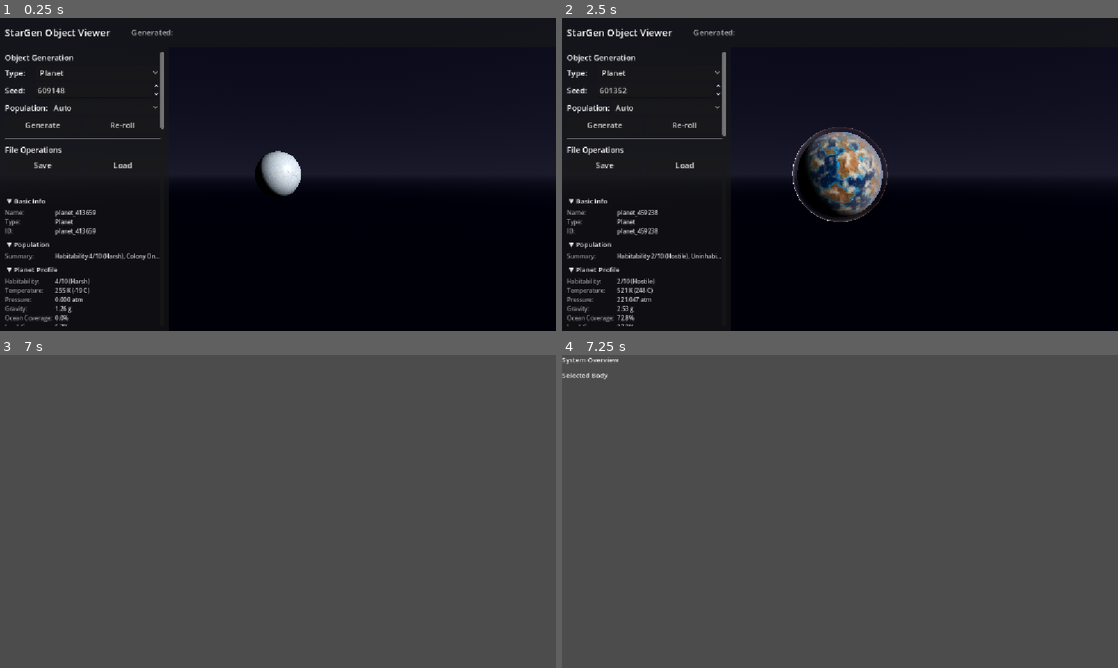
Above: before the commit, frames 1-4 (two rows, left to right).
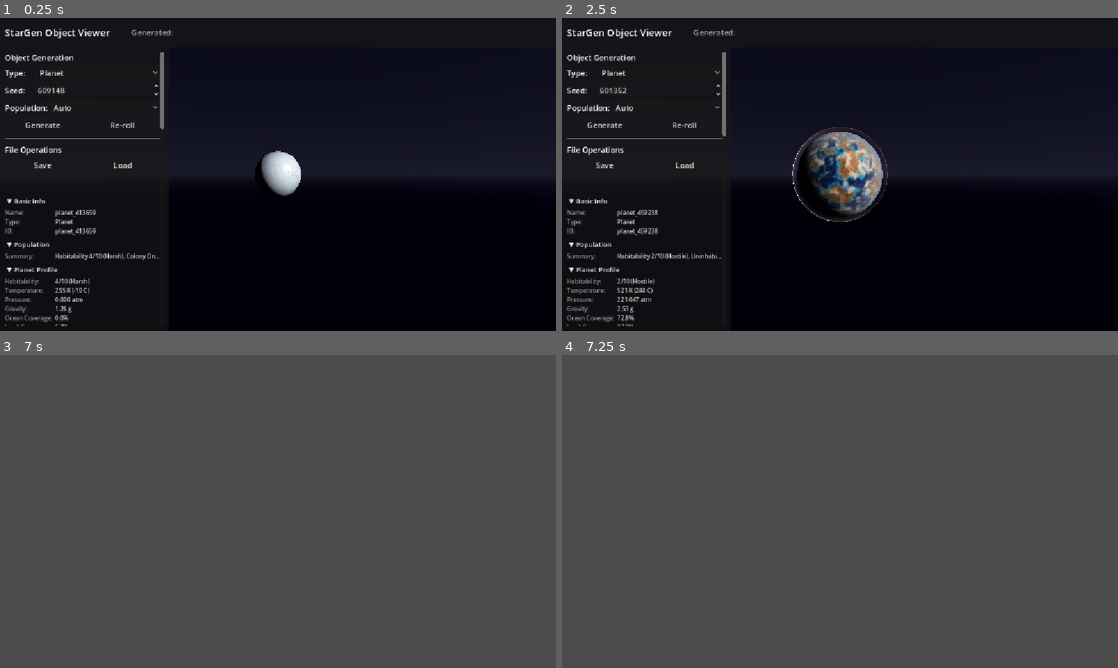
Above: after the commit, the same moments.

Repository: Jazhikho/star_gen
Game: Godot game, scene res://Tests/TestScene.tscn
Two runs of this game, one before a commit and one after it. Both use one fixed random seed, a clock stepped at 60 frames per second and the inputs below. This scene is started directly instead of the project's main scene.
Inputs (mouse positions are in pixels of both pictures, inside the frame that each line leads up to):
- Up to frame 1 (0.25 s): no input
- Up to frame 2 (2.5 s): click "Planet" at 0.5 s; click "Auto" at 1.25 s; click "Generate" at 2 s
- Up to frame 3 (7 s): tap Enter at 2.75, 2.85, 4.25, 5.75 s; move the mouse to (400, 495) at 2.77 s; hold D 2.78-3.5 s; click (400, 495) at 2.92 s; tap Space at 3.5, 5, 6.5 s; drag from (166, 527) to (250, 574) at 3.52 s; move the mouse to (333, 442) at 4.27 s; hold D 4.28-5 s; hold E 4.28-5 s; drag from (250, 574) to (111, 464) at 5.02 s; move the mouse to (444, 558) at 5.77 s; hold A 5.78-6.5 s; tap F at 5.85 s; drag from (111, 464) to (194, 433) at 6.52 s
- Up to frame 4 (7.25 s): no input

Frames 1-3 are identical in both runs. In frame 4, 0.2% of the frame differs, in the area x 0-11%, y 0-8%.

Commit message:
Sync docs, system domain, tests; remove AsteroidBelt concepts and RunGalaxyTests
- Docs: update ProjectStructure.md and Roadmap.md
- Domain: OrbitSlotGenerator, OrbitalMechanics, StellarConfigGenerator, SystemValidator
- Tests: GenerationStatsHarness, Integration (SystemCameraController, SystemViewer), Unit TestOrbitalMechanics
- App: GalaxyInspectorPanel
- Remove: Concepts/AsteroidBelt scenes, Tests/RunGalaxyTests.gd

Made-with: Cursor

Diff:
--- a/Concepts/AsteroidBelt/BeltViewerScene.tscn
+++ /dev/null
@@ -1,6 +0,0 @@
-[gd_scene load_steps=2 format=3 uid="uid://belt_viewer_concept"]
-
-[ext_resource type="Script" path="res://Concepts/AsteroidBelt/BeltViewerScene.gd" id="1"]
-
-[node name="BeltViewerScene" type="Node3D"]
-script = ExtResource("1")
--- a/Concepts/AsteroidBelt/Tests/ConceptTestScene.tscn
+++ /dev/null
@@ -1,6 +0,0 @@
-[gd_scene load_steps=2 format=3 uid="uid://c2egkqyl2buoj"]
-
-[ext_resource type="Script" path="res://Concepts/AsteroidBelt/Tests/ConceptTestScene.gd" id="1"]
-
-[node name="ConceptTestScene" type="Node"]
-script = ExtResource("1")
--- a/Tests/GenerationStatsHarness.gd
+++ b/Tests/GenerationStatsHarness.gd
@@ -47,14 +47,14 @@
 	var outer_large: int = 0
 
 	for i in range(system_count):
-		var seed: int = seed_base + i
-		var spec: SolarSystemSpec = SolarSystemSpec.sun_like(seed)
-		var rng_stars: SeededRng = SeededRng.new(seed)
+		var system_seed: int = seed_base + i
+		var spec: SolarSystemSpec = SolarSystemSpec.sun_like(system_seed)
+		var rng_stars: SeededRng = SeededRng.new(system_seed)
 		var system: SolarSystem = StellarConfigGenerator.generate(spec, rng_stars)
 		if system == null:
 			continue
 		var stars: Array[CelestialBody] = system.get_stars()
-		var rng_slots: SeededRng = SeededRng.new(seed + 1)
+		var rng_slots: SeededRng = SeededRng.new(system_seed + 1)
 		var all_slots_map: Dictionary = OrbitSlotGenerator.generate_all_slots(
 			system.orbit_hosts,
 			stars,
@@ -67,7 +67,7 @@
 			slots.append_array(host_slots)
 		if slots.is_empty():
 			continue
-		var rng_planets: SeededRng = SeededRng.new(seed + 2)
+		var rng_planets: SeededRng = SeededRng.new(system_seed + 2)
 		var planet_result: SystemPlanetGenerator.PlanetGenerationResult = SystemPlanetGenerator.generate(
 			slots,
 			system.orbit_hosts,
--- a/Tests/Integration/TestSystemCameraController.gd
+++ b/Tests/Integration/TestSystemCameraController.gd
@@ -67,11 +67,11 @@
 	camera.focus_on_origin()
 
 	# Wait for smooth interpolation (camera may take many frames to settle)
-	for _i in range(120):
+	for _i in range(300):
 		await scene_tree.process_frame
 
 	# Height should return toward 20.0 (tolerance allows for lerp timing variance)
-	assert_float_equal(camera.get_height(), 20.0, 20.0,
+	assert_float_equal(camera.get_height(), 20.0, 2.0,
 		"Height should return to ~20 after focus (got %.1f)" % camera.get_height())
 
 	camera.queue_free()
--- a/Tests/Integration/TestSystemViewer.gd
+++ b/Tests/Integration/TestSystemViewer.gd
@@ -179,6 +179,6 @@
 ## Verifies the system viewer exposes asteroid-selection helper methods.
 func test_viewer_has_major_asteroid_helpers() -> void:
 	var viewer: Node = _system_viewer_scene.instantiate()
-	assert_true(viewer.has_method("_create_major_asteroid_node"), "Viewer should create major asteroid nodes")
+	assert_true(viewer.has_method("_create_major_asteroid_node_at"), "Viewer should create major asteroid nodes")
 	assert_true(viewer.has_method("_get_major_asteroid_display_position"), "Viewer should map major asteroid display positions")
 	viewer.free()
--- a/Tests/RunGalaxyTests.gd
+++ /dev/null
@@ -1,85 +0,0 @@
-## Minimal test runner scene script.
-## Attach to a Node in a scene, run the scene, check the output console.
-extends Node
-
-const TestStableHashScript = preload("res://Tests/domain/galaxy/TestStableHash.gd")
-const TestSpiralDensityModelScript = preload("res://Tests/domain/galaxy/TestSpiralDensityModel.gd")
-const TestDensitySamplerScript = preload("res://Tests/domain/galaxy/TestDensitySampler.gd")
-
-
-const TestGalaxyCoordinatesScript = preload("res://Tests/domain/galaxy/TestGalaxyCoordinates.gd")
-const TestZoomStateMachineScript = preload("res://Tests/domain/galaxy/TestZoomStateMachine.gd")
-const TestRaycastUtilsScript = preload("res://Tests/domain/galaxy/TestRaycastUtils.gd")
-const TestSeedDeriverScript = preload("res://Tests/domain/galaxy/TestSeedDeriver.gd")
-const TestQuadrantSelectorScript = preload("res://Tests/domain/galaxy/TestQuadrantSelector.gd")
-const TestGridCursorScript = preload("res://Tests/domain/galaxy/TestGridCursor.gd")
-const TestSubSectorGeneratorScript = preload("res://Tests/domain/galaxy/TestSubSectorGenerator.gd")
-const TestStarPickerScript = preload("res://Tests/domain/galaxy/TestStarPicker.gd")
-const TestSubSectorNeighborhoodScript = preload("res://Tests/domain/galaxy/TestSubSectorNeighborhood.gd")
-
-
-func _ready() -> void:
-	var suites: Array[TestCase] = [
-		TestStableHashScript.new(),
-		TestSpiralDensityModelScript.new(),
-		TestDensitySamplerScript.new(),
-		TestGalaxyCoordinatesScript.new(),
-		TestZoomStateMachineScript.new(),
-		TestRaycastUtilsScript.new(),
-		TestSeedDeriverScript.new(),
-		TestQuadrantSelectorScript.new(),
-		TestGridCursorScript.new(),
-		TestSubSectorGeneratorScript.new(),
-		TestStarPickerScript.new(),
-		TestSubSectorNeighborhoodScript.new(),
-	]
-
-	var total_pass: int = 0
-	var total_fail: int = 0
-
-	for suite in suites:
-		var suite_name: String = suite.get_script().get_global_name()
-		print("\n=== %s ===" % suite_name)
-		suite.before_all()
-
-		var methods: Array[String] = _get_test_methods(suite)
-		for method_name in methods:
-			suite._reset_failure_state()
-			suite.before_each()
-
-			var start: int = Time.get_ticks_usec()
-			suite.call(method_name)
-			var elapsed: float = float(Time.get_ticks_usec() - start) / 1000.0
-
-			suite.after_each()
-
-			if suite.has_failed():
-				total_fail += 1
-				print("  FAIL  %s (%.1f ms): %s" % [
-					method_name, elapsed, suite.get_failure_message()
-				])
-			else:
-				total_pass += 1
-				print("  PASS  %s (%.1f ms)" % [method_name, elapsed])
-
-		suite.after_all()
-
-	print("\n--- Results: %d passed, %d failed ---" % [total_pass, total_fail])
-
-	if total_fail > 0:
-		printerr("TESTS FAILED")
-	else:
-		print("ALL TESTS PASSED")
-
-
-## Collects all methods starting with "test_" on a test case.
-## @param suite: The test case instance.
-## @return: Sorted list of test method names.
-func _get_test_methods(suite: TestCase) -> Array[String]:
-	var methods: Array[String] = []
-	for m in suite.get_method_list():
-		var method_name: String = m["name"] as String
-		if method_name.begins_with("test_"):
-			methods.append(method_name)
-	methods.sort()
-	return methods
--- a/Tests/Unit/TestOrbitalMechanics.gd
+++ b/Tests/Unit/TestOrbitalMechanics.gd
@@ -119,8 +119,8 @@
 
 ## Tests Roche limit for Earth-density satellite around Earth.
 func test_calculate_roche_limit_earth() -> void:
-	var earth_density: float = 5515.0  # kg/m³
-	var satellite_density: float = 3000.0  # Rocky moon
+	var earth_density: float = 5515.0 # kg/m³
+	var satellite_density: float = 3000.0 # Rocky moon
 
 	var roche: float = OrbitalMechanics.calculate_roche_limit(
 		Units.EARTH_RADIUS_METERS,
@@ -167,7 +167,7 @@
 ## Tests barycenter for Earth-Moon system.
 func test_calculate_barycenter_earth_moon() -> void:
 	var moon_mass_kg: float = 7.342e22
-	var earth_moon_distance_m: float = 3.844e8  # 384,400 km
+	var earth_moon_distance_m: float = 3.844e8 # 384,400 km
 
 	var barycenter_dist: float = OrbitalMechanics.calculate_barycenter_from_a(
 		Units.EARTH_MASS_KG,
@@ -212,7 +212,7 @@
 ## Tests S-type stability limit for circular binary.
 func test_calculate_stype_stability_limit_circular() -> void:
 	var binary_sep: float = 10.0 * Units.AU_METERS
-	var mass_ratio: float = 1.0  # Equal masses
+	var mass_ratio: float = 1.0 # Equal masses
 	var ecc: float = 0.0
 
 	var limit: float = OrbitalMechanics.calculate_stype_stability_limit(
@@ -249,7 +249,7 @@
 	# Alpha Cen AB: separation ~24 AU, e ~0.52, masses ~1.1 and 0.9 solar
 	var separation_m: float = 24.0 * Units.AU_METERS
 	var eccentricity: float = 0.52
-	var mass_ratio: float = 0.9 / 1.1  # Secondary/primary
+	var mass_ratio: float = 0.9 / 1.1 # Secondary/primary
 
 	var limit: float = OrbitalMechanics.calculate_stype_stability_limit(
 		separation_m,
@@ -308,6 +308,52 @@
 	assert_in_range(limit_au, 0.4, 1.0, "P-type limit for close binary ~0.5-0.8 AU")
 
 
+# =============================================================================
+# OUTER ORBIT LIMITS (JACOBI / FORMATION)
+# =============================================================================
+
+
+## Jacobi radius scales as M_star^(1/3); 1 M_sun ~ 2.78e5 AU (Solar neighbourhood).
+func test_calculate_jacobi_radius_scaling() -> void:
+	var r_1sun_m: float = OrbitalMechanics.calculate_jacobi_radius_m(Units.SOLAR_MASS_KG)
+	var r_1sun_au: float = r_1sun_m / Units.AU_METERS
+	assert_in_range(r_1sun_au, 2.5e5, 3.0e5, "Jacobi at 1 M_sun ~ 2.78e5 AU")
+
+	var m_01: float = 0.1 * Units.SOLAR_MASS_KG
+	var r_01_m: float = OrbitalMechanics.calculate_jacobi_radius_m(m_01)
+	var r_01_au: float = r_01_m / Units.AU_METERS
+	assert_in_range(r_01_au, 1.1e5, 1.4e5, "Jacobi at 0.1 M_sun ~ 1.29e5 AU")
+
+	# Scaling: double mass -> 2^(1/3) ~ 1.26
+	var m_2: float = 2.0 * Units.SOLAR_MASS_KG
+	var r_2_m: float = OrbitalMechanics.calculate_jacobi_radius_m(m_2)
+	assert_greater_than(r_2_m, r_1sun_m, "Jacobi increases with stellar mass")
+
+
+## Formation outer limit scales as M_star^0.6; base 100 AU at 1 M_sun.
+func test_calculate_formation_outer_limit() -> void:
+	var r_1sun_m: float = OrbitalMechanics.calculate_formation_outer_limit_m(Units.SOLAR_MASS_KG, 100.0)
+	var r_1sun_au: float = r_1sun_m / Units.AU_METERS
+	assert_float_equal(r_1sun_au, 100.0, 1.0, "Formation at 1 M_sun with base 100 AU")
+
+	var m_01: float = 0.1 * Units.SOLAR_MASS_KG
+	var r_01_m: float = OrbitalMechanics.calculate_formation_outer_limit_m(m_01, 100.0)
+	var r_01_au: float = r_01_m / Units.AU_METERS
+	assert_in_range(r_01_au, 18.0, 28.0, "Formation at 0.1 M_sun ~ 25 AU (100 * 0.1^0.6)")
+
+
+## Combined outer limit is min(formation, Jacobi); formation dominates for normal stars.
+func test_calculate_outer_stability_limit_m() -> void:
+	var limit_1sun_m: float = OrbitalMechanics.calculate_outer_stability_limit_m(Units.SOLAR_MASS_KG, 100.0)
+	var limit_1sun_au: float = limit_1sun_m / Units.AU_METERS
+	assert_float_equal(limit_1sun_au, 100.0, 1.0, "At 1 M_sun formation is smaller than Jacobi")
+
+	var formation_m: float = OrbitalMechanics.calculate_formation_outer_limit_m(Units.SOLAR_MASS_KG, 100.0)
+	var jacobi_m: float = OrbitalMechanics.calculate_jacobi_radius_m(Units.SOLAR_MASS_KG)
+	assert_less_than(limit_1sun_m, jacobi_m, "Outer limit should be formation-limited for 1 M_sun")
+	assert_float_equal(limit_1sun_m, formation_m, 1.0, "Limit should equal formation when formation < Jacobi")
+
+
 ## Tests binary period calculation.
 func test_calculate_binary_period() -> void:
 	# Two solar-mass stars at 1 AU
@@ -401,7 +447,7 @@
 	var outer_orbit: float = OrbitalMechanics.calculate_resonance_spacing(
 		inner_orbit,
 		2.0,
-		0.0,  # No variation
+		0.0, # No variation
 		rng
 	)
 
@@ -435,7 +481,7 @@
 	var outer_orbit: float = OrbitalMechanics.calculate_resonance_spacing(
 		inner_orbit,
 		2.0,
-		0.2,  # 20% variation
+		0.2, # 20% variation
 		rng
 	)
 
@@ -503,11 +549,11 @@
 ## Tests is_orbit_stable too close to companion.
 func test_is_orbit_stable_too_close_to_companion() -> void:
 	var stable: bool = OrbitalMechanics.is_orbit_stable(
-		8.0 * Units.AU_METERS,  # Orbit at 8 AU
+		8.0 * Units.AU_METERS, # Orbit at 8 AU
 		Units.SOLAR_MASS_KG,
 		0.0,
-		[Units.SOLAR_MASS_KG],  # Companion of equal mass
-		[10.0 * Units.AU_METERS]  # Companion at 10 AU
+		[Units.SOLAR_MASS_KG], # Companion of equal mass
+		[10.0 * Units.AU_METERS] # Companion at 10 AU
 	)
 
 	assert_false(stable, "Orbit too close to companion should be unstable")
@@ -516,11 +562,11 @@
 ## Tests is_orbit_stable far from companion.
 func test_is_orbit_stable_far_from_companion() -> void:
 	var stable: bool = OrbitalMechanics.is_orbit_stable(
-		1.0 * Units.AU_METERS,  # Orbit at 1 AU
+		1.0 * Units.AU_METERS, # Orbit at 1 AU
 		Units.SOLAR_MASS_KG,
 		0.0,
-		[Units.SOLAR_MASS_KG * 0.5],  # Companion of half solar mass
-		[50.0 * Units.AU_METERS]  # Companion far away at 50 AU
+		[Units.SOLAR_MASS_KG * 0.5], # Companion of half solar mass
+		[50.0 * Units.AU_METERS] # Companion far away at 50 AU
 	)
 
 	assert_true(stable, "Orbit far from companion should be stable")
@@ -598,9 +644,9 @@
 func test_do_orbits_overlap_eccentric() -> void:
 	var overlap: bool = OrbitalMechanics.do_orbits_overlap(
 		1.0 * Units.AU_METERS,
-		0.5,  # Periapsis 0.5 AU, Apoapsis 1.5 AU
+		0.5, # Periapsis 0.5 AU, Apoapsis 1.5 AU
 		1.2 * Units.AU_METERS,
-		0.3   # Periapsis 0.84 AU, Apoapsis 1.56 AU
+		0.3 # Periapsis 0.84 AU, Apoapsis 1.56 AU
 	)
 
 	assert_true(overlap, "Eccentric orbits with overlapping ranges")
@@ -635,8 +681,8 @@
 
 ## Tests synodic period for nearly identical periods.
 func test_calculate_synodic_period_near_identical() -> void:
-	var period1: float = 365.25 * 24.0 * 3600.0  # 1 year
-	var period2: float = period1 * 1.0000000001  # Differ by 1 part in 10 billion
+	var period1: float = 365.25 * 24.0 * 3600.0 # 1 year
+	var period2: float = period1 * 1.0000000001 # Differ by 1 part in 10 billion
 
 	var synodic: float = OrbitalMechanics.calculate_synodic_period(period1, period2)
 
@@ -674,7 +720,7 @@
 	# Invalid ratio (<= 1.0) should return inner orbit
 	var result: float = OrbitalMechanics.calculate_resonance_spacing(
 		Units.AU_METERS,
-		0.5,  # Invalid ratio
+		0.5, # Invalid ratio
 		0.0,
 		rng
 	)
--- a/src/app/galaxy_viewer/GalaxyInspectorPanel.gd
+++ b/src/app/galaxy_viewer/GalaxyInspectorPanel.gd
@@ -29,7 +29,6 @@
 var _open_system_button: Button = null
 
 ## Jump routes UI (created in _build_ui).
-var _jump_routes_section: VBoxContainer = null
 var _calculate_routes_button: Button = null
 var _show_routes_check: CheckBox = null
 ## True while a calculation is in progress (disables the button).
--- a/src/domain/system/OrbitSlotGenerator.gd
+++ b/src/domain/system/OrbitSlotGenerator.gd
@@ -15,9 +15,11 @@
 
 
 ## Minimum spacing factor between adjacent slots (as fraction of inner orbit).
+## Used as a floor; actual minimum is the larger of this and mass-dependent Hill spacing (see below).
 const MIN_SPACING_FACTOR: float = 0.15
 
-## Maximum number of slots to generate per host.
+## Maximum number of slots to generate per host (practical cap for generation).
+## Not a physical limit: observed systems have up to ~8 confirmed planets; theoretical capacity is higher for small, well-spaced bodies (see Roadmap: Planet count and orbital stability).
 const MAX_SLOTS_PER_HOST: int = 20
 
 ## Resonance variation (Â±20%).
@@ -133,8 +135,16 @@
 			rng
 		)
 
-		# Ensure minimum spacing
-		var min_spacing: float = current_distance * MIN_SPACING_FACTOR
+		# Ensure minimum spacing: use the larger of (a) fraction of inner orbit and (b) mass-dependent stability.
+		# Adjacent slots could hold gas giants; require ~10 mutual Hill radii so any pair remains stable (Chambers 1996).
+		var min_spacing_fraction: float = current_distance * MIN_SPACING_FACTOR
+		var min_hill_spacing_m: float = OrbitalMechanics.calculate_minimum_planet_spacing(
+			Units.JUPITER_MASS_KG,
+			Units.JUPITER_MASS_KG,
+			host.combined_mass_kg,
+			current_distance
+		)
+		var min_spacing: float = maxf(min_spacing_fraction, min_hill_spacing_m)
 		if next_distance - current_distance < min_spacing:
 			next_distance = current_distance + min_spacing
 
@@ -157,7 +167,7 @@
 	hierarchy: SystemHierarchy,
 	rng: SeededRng
 ) -> Dictionary:
-	var all_slots: Dictionary = {}  # node_id -> Array[OrbitSlot]
+	var all_slots: Dictionary = {} # node_id -> Array[OrbitSlot]
 
 	for host in hosts:
 		# Get star radius for this host
@@ -194,7 +204,7 @@
 ) -> float:
 	var node: HierarchyNode = hierarchy.find_node(host.node_id)
 	if node == null:
-		return Units.SOLAR_RADIUS_METERS  # Fallback
+		return Units.SOLAR_RADIUS_METERS # Fallback
 
 	# Get all stars under this node
 	var star_ids: Array[String] = node.get_all_star_ids()
@@ -299,14 +309,13 @@
 ) -> bool:
 	# Already within host's stability zone by construction
 	# Check against companion perturbations
-
 	if companion_positions_m.is_empty():
 		return true
 
 	return OrbitalMechanics.is_orbit_stable(
 		distance_m,
 		host.combined_mass_kg,
-		0.0,  # Simplified: host at origin
+		0.0, # Simplified: host at origin
 		companion_masses_kg,
 		companion_positions_m
 	)
--- a/src/domain/system/OrbitalMechanics.gd
+++ b/src/domain/system/OrbitalMechanics.gd
@@ -238,6 +238,54 @@
 
 	# Apply safety margin (use 110% of critical value for inner limit)
 	return coeff * binary_separation_m * 1.1
+
+
+# =============================================================================
+# OUTER ORBIT LIMITS (TIDAL VS FORMATION)
+# =============================================================================
+
+
+## Jacobi (tidal) radius: where the Galaxy's tidal field competes with the star's gravity.
+## Scales as M_star^(1/3). Beyond this, companions are barely bound (Oort-like).
+## Solar neighbourhood; r_J ≈ 1.70 pc * (M_tot / (2 M_sun))^(1/3); for a planet M_tot ≈ M_star.
+## @param stellar_mass_kg: Mass of the primary (star or binary) in kg.
+## @return: Jacobi radius in meters (~1e5–5e5 AU for 0.1–5 M_sun).
+static func calculate_jacobi_radius_m(stellar_mass_kg: float) -> float:
+	if stellar_mass_kg <= 0.0:
+		return 0.0
+	var m_solar: float = stellar_mass_kg / Units.SOLAR_MASS_KG
+	var r_j_pc: float = 1.70 * pow(m_solar / 2.0, 1.0 / 3.0)
+	return r_j_pc * Units.PARSEC_METERS
+
+
+## Formation-based outer disc limit: typical dust disc extent scales as M_star^0.6 (Taurus/Lupus).
+## Most "formed in the disc" planets lie inside tens to a few hundred AU; 67% of Lupus discs have R_dust < 30 AU.
+## @param stellar_mass_kg: Mass of the primary in kg.
+## @param base_au_at_1_solar: Outer limit in AU at 1 M_sun (default 100 AU).
+## @return: Formation ceiling in meters.
+static func calculate_formation_outer_limit_m(
+	stellar_mass_kg: float,
+	base_au_at_1_solar: float = 100.0
+) -> float:
+	if stellar_mass_kg <= 0.0:
+		return 0.0
+	var m_solar: float = stellar_mass_kg / Units.SOLAR_MASS_KG
+	var r_au: float = base_au_at_1_solar * pow(m_solar, 0.6)
+	return r_au * Units.AU_METERS
+
+
+## Recommended outer stability limit for planet-forming orbits: min(formation, Jacobi).
+## Formation is the usual limiter; Jacobi is the dynamical ceiling (beyond which binding is marginal).
+## @param stellar_mass_kg: Mass of the primary in kg.
+## @param formation_base_au: Formation limit in AU at 1 M_sun (default 100).
+## @return: Outer limit in meters.
+static func calculate_outer_stability_limit_m(
+	stellar_mass_kg: float,
+	formation_base_au: float = 100.0
+) -> float:
+	var formation_m: float = calculate_formation_outer_limit_m(stellar_mass_kg, formation_base_au)
+	var jacobi_m: float = calculate_jacobi_radius_m(stellar_mass_kg)
+	return minf(formation_m, jacobi_m)
 
 
 ## Calculates the binary orbital period.
@@ -344,13 +392,13 @@
 ## @return: Array of resonance ratios.
 static func get_common_resonance_ratios() -> Array[float]:
 	return [
-		2.0,   # 2:1 (very common)
-		1.5,   # 3:2 (common, Mercury-like)
-		1.67,  # 5:3 (Pluto-Neptune)
-		1.4,   # 7:5
-		1.6,   # 8:5
-		1.25,  # 5:4
-		1.33,  # 4:3
+		2.0, # 2:1 (very common)
+		1.5, # 3:2 (common, Mercury-like)
+		1.67, # 5:3 (Pluto-Neptune)
+		1.4, # 7:5
+		1.6, # 8:5
+		1.25, # 5:4
+		1.33, # 4:3
 	]
 
 
@@ -373,7 +421,8 @@
 
 
 ## Estimates minimum safe spacing between adjacent planetary orbits.
-## Rule of thumb: ~10 mutual Hill radii separation for long-term stability.
+## Rule of thumb: ~10 mutual Hill radii separation for long-term stability (Chambers 1996).
+## There is no single observed "max planets per star"; count is limited by spacing and formation, not a fixed cap.
 ## @param inner_planet_mass_kg: Mass of inner planet.
 ## @param outer_planet_mass_kg: Mass of outer planet.
 ## @param star_mass_kg: Mass of the central star.
@@ -521,6 +570,6 @@
 	# Use relative threshold: if periods differ by less than 1 part in 10^10,
 	# treat as effectively identical (return very large synodic period)
 	if diff < max_period * 1.0e-10:
-		return 1.0e20  # Effectively infinite
+		return 1.0e20 # Effectively infinite
 
 	return absf(period1_s * period2_s / diff)
--- a/src/domain/system/StellarConfigGenerator.gd
+++ b/src/domain/system/StellarConfigGenerator.gd
@@ -133,15 +133,15 @@
 			star_spec = StarSpec.new(
 				star_seed,
 				spec.spectral_class_hints[i],
-				-1,  # Random subclass
+				-1, # Random subclass
 				spec.system_metallicity,
 				spec.system_age_years
 			)
 		else:
 			star_spec = StarSpec.new(
 				star_seed,
-				-1,  # Random spectral class
-				-1,  # Random subclass
+				-1, # Random spectral class
+				-1, # Random subclass
 				spec.system_metallicity,
 				spec.system_age_years
 			)
@@ -243,7 +243,7 @@
 		for star in stars:
 			if star.id == node.star_id:
 				return star.physical.mass_kg
-		return Units.SOLAR_MASS_KG  # Fallback
+		return Units.SOLAR_MASS_KG # Fallback
 	else:
 		var total: float = 0.0
 		for child in node.children:
@@ -261,7 +261,7 @@
 			if star.id == node.star_id:
 				if star.has_stellar():
 					return star.stellar.luminosity_watts
-		return 3.828e26  # Solar luminosity fallback
+		return 3.828e26 # Solar luminosity fallback
 	else:
 		var total: float = 0.0
 		for child in node.children:
@@ -280,20 +280,20 @@
 	rng: SeededRng
 ) -> float:
 	# Choose separation category
-	var categories: Array[int] = [0, 1, 2]  # close, moderate, wide
+	var categories: Array[int] = [0, 1, 2] # close, moderate, wide
 	var category: int = rng.weighted_choice(categories, SEPARATION_WEIGHTS) as int
 
 	var min_au: float
 	var max_au: float
 
 	match category:
-		0:  # Close
+		0: # Close
 			min_au = CLOSE_BINARY_MIN_AU
 			max_au = CLOSE_BINARY_MAX_AU
-		1:  # Moderate
+		1: # Moderate
 			min_au = MODERATE_BINARY_MIN_AU
 			max_au = MODERATE_BINARY_MAX_AU
-		_:  # Wide
+		_: # Wide
 			min_au = WIDE_BINARY_MIN_AU
 			max_au = WIDE_BINARY_MAX_AU
 
@@ -403,8 +403,11 @@
 				parent_barycenter.eccentricity
 			)
 		else:
-			# Single star or outermost in hierarchy - use default outer limit
-			host.outer_stability_m = 100.0 * Units.AU_METERS
+			# Single star: outer limit from formation (disc) and Jacobi (tidal) ceiling (see OrbitalMechanics).
+			host.outer_stability_m = OrbitalMechanics.calculate_outer_stability_limit_m(
+				host.combined_mass_kg,
+				100.0
+			)
 
 	else:
 		# P-type orbit around this barycenter
@@ -427,7 +430,7 @@
 			host.effective_temperature_k = weighted_temp / total_lum
 
 		# Inner limit: P-type stability limit
-		var child_mass_ratio: float = 1.0  # Assume equal for simplicity
+		var child_mass_ratio: float = 1.0 # Assume equal for simplicity
 		if node.children.size() >= 2:
 			var mass_0: float = _get_node_mass(node.children[0], stars)
 			var mass_1: float = _get_node_mass(node.children[1], stars)
@@ -451,7 +454,11 @@
 				parent_barycenter.eccentricity
 			)
 		else:
-			host.outer_stability_m = 200.0 * Units.AU_METERS
+			# P-type (no parent): formation + Jacobi ceiling; larger base (200 AU at 1 M_sun) for circumbinary discs.
+			host.outer_stability_m = OrbitalMechanics.calculate_outer_stability_limit_m(
+				host.combined_mass_kg,
+				200.0
+			)
 
 	# Calculate zones based on luminosity
 	host.calculate_zones()
@@ -494,7 +501,7 @@
 	for child in parent.children:
 		if child.id != node.id:
 			return _get_node_mass(child, stars)
-	return Units.SOLAR_MASS_KG  # Fallback
+	return Units.SOLAR_MASS_KG # Fallback
 
 
 ## Generates a unique system ID.
--- a/src/domain/system/SystemValidator.gd
+++ b/src/domain/system/SystemValidator.gd
@@ -236,7 +236,12 @@
 		return dist_a < dist_b
 	)
 
-	# Check adjacent pairs for potential overlap
+	# Group by orbit host so we use the correct primary mass per host
+	var host_map: Dictionary = {} # parent_id -> OrbitHost
+	for host in system.orbit_hosts:
+		host_map[host.node_id] = host
+
+	# Check adjacent pairs for overlap and for mass-dependent minimum spacing (Hill stability)
 	for i in range(sorted_planets.size() - 1):
 		var inner: CelestialBody = sorted_planets[i]
 		var outer: CelestialBody = sorted_planets[i + 1]
@@ -251,6 +256,28 @@
 			result.add_warning(
 				"orbital_overlap",
 				"Potential orbital overlap between %s and %s" % [inner.id, outer.id]
+			)
+
+		# Same host: require ~10 mutual Hill radii separation for long-term stability (Chambers 1996)
+		var parent_id: String = inner.orbital.parent_id
+		if parent_id.is_empty() or parent_id != outer.orbital.parent_id:
+			continue
+		var host: OrbitHost = host_map.get(parent_id) as OrbitHost
+		if host == null or host.combined_mass_kg <= 0.0:
+			continue
+		var required_spacing_m: float = OrbitalMechanics.calculate_minimum_planet_spacing(
+			inner.physical.mass_kg,
+			outer.physical.mass_kg,
+			host.combined_mass_kg,
+			inner.orbital.semi_major_axis_m
+		)
+		var actual_spacing_m: float = outer.orbital.semi_major_axis_m - inner.orbital.semi_major_axis_m
+		if actual_spacing_m < required_spacing_m:
+			result.add_warning(
+				"orbital_stability",
+				"Adjacent planets %s and %s are closer than ~10 mutual Hill radii (gap %.2e m, need %.2e m)" % [
+					inner.id, outer.id, actual_spacing_m, required_spacing_m
+				]
 			)
 
 
Not shown, changed: Docs/ProjectStructure.md
Not shown, changed: Docs/Roadmap.md
